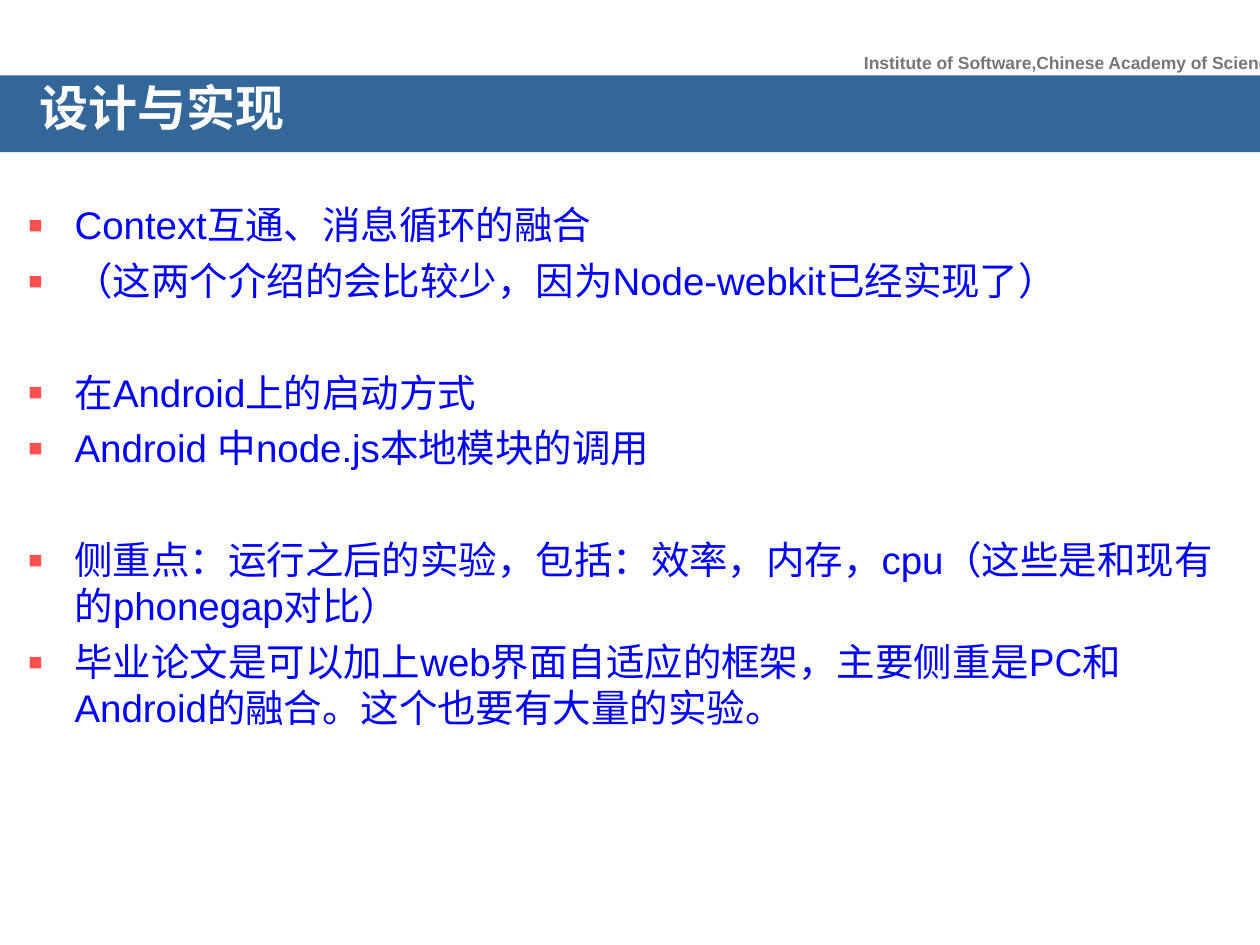
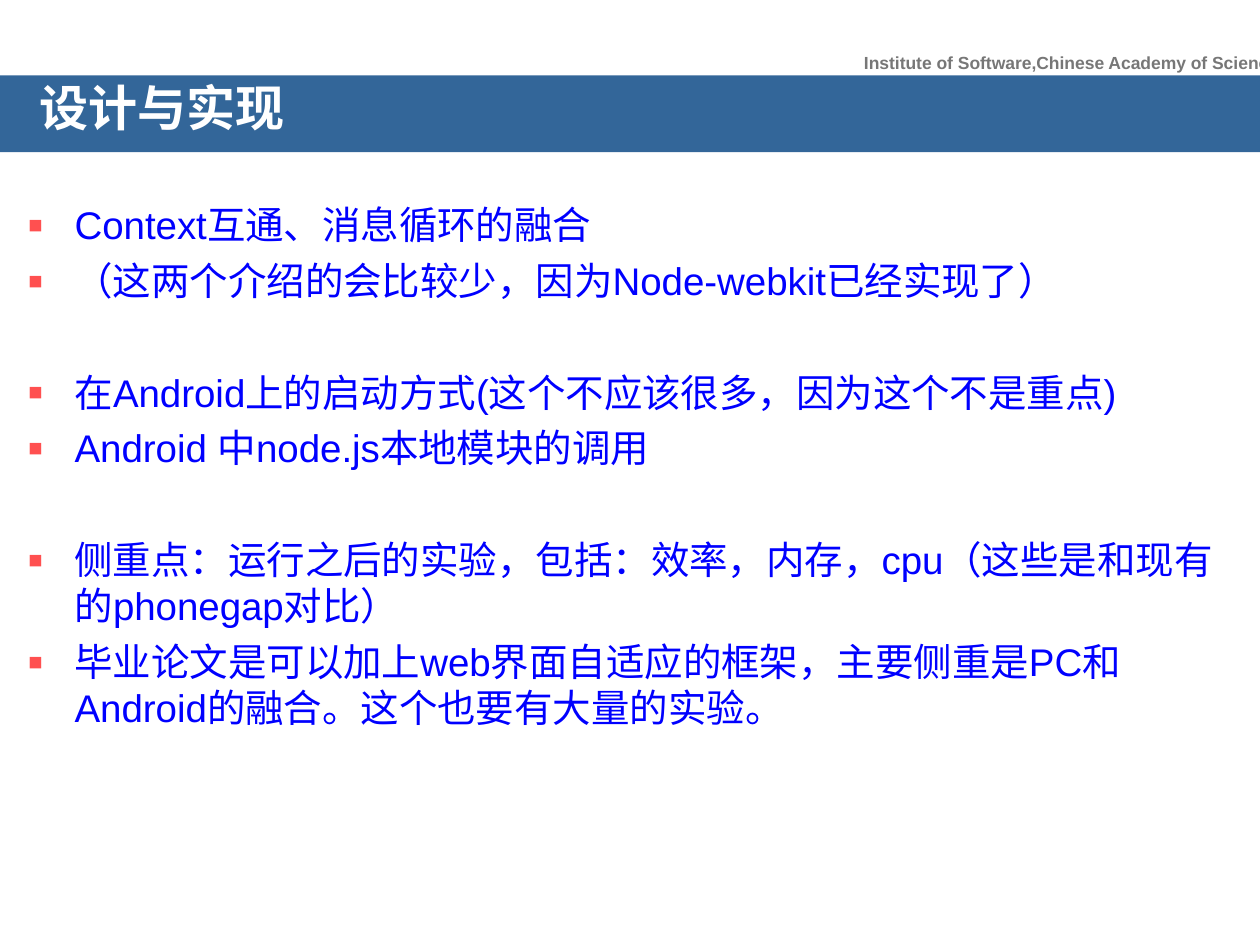
Before and after one commit to songxiaoyuan/MyOrdinaryFiles, a slide deck: slide 7 of 小论文报告.ppt. Drawn at 1260x945 pixels with LibreOffice and Linux fonts; fonts in the diff are those of the drawing; background and template pictures are left out. Boxes give left, top, right and bottom in pixels: in the first picture for what was removed or moved away, otherwise in the second. Text is boxed around its words. In the diff, an @@ line names an element or a change of style, - is before the commit and + after.

```diff
--- a/小论文报告.ppt
+++ b/小论文报告.ppt
@@ text at (x1=75, y1=374, x2=1117, y2=415): text changed @@
-▪ 在Android上的启动方式
+▪ 在Android上的启动方式(这个不应该很多，因为这个不是重点)
```
Also in this commit, not shown: 1 other file.
